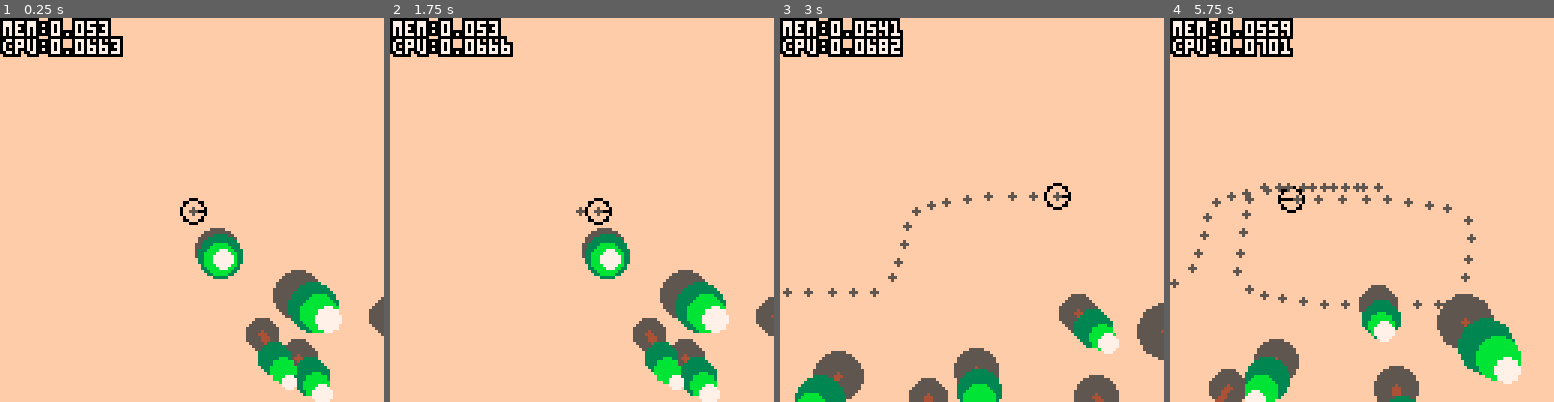
Above: before the commit, frames 1-4 (left to right).
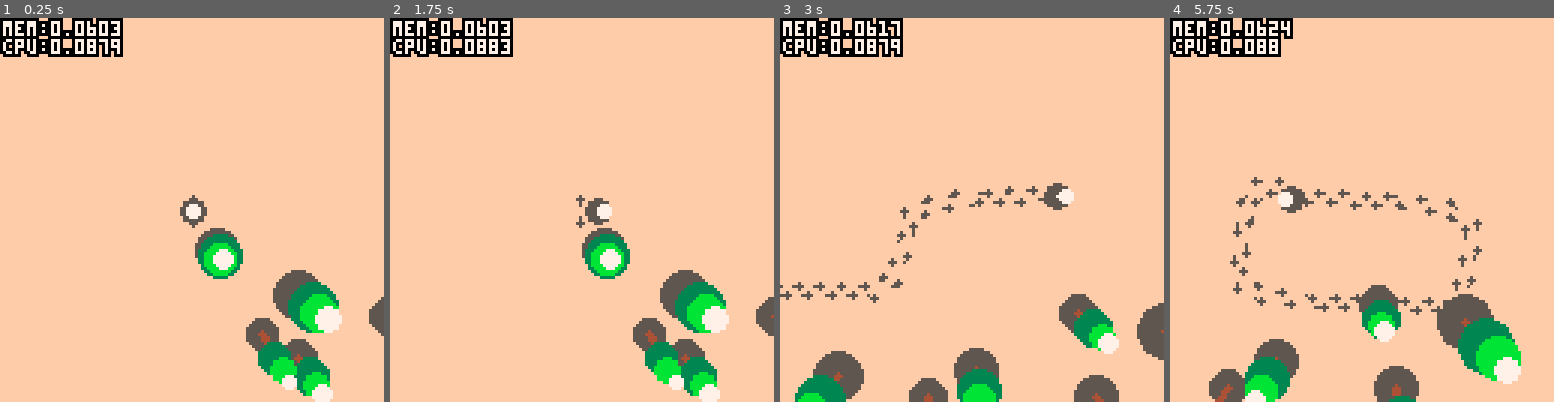
Above: after the commit, the same moments.

Repository: seleb/DuckDuckOnTheLoose
Game: PICO-8 cartridge forest.p8
Same seed, same stepped clock (60 frames per second), same inputs: the game is played once before the commit and once after it.
Inputs:
- Up to frame 1 (0.25 s): no input
- Up to frame 2 (1.75 s): hold Right from 1.6 s (still down)
- Up to frame 3 (3 s): release Right at 2.1 s; hold Up 2.15-2.42 s; hold Right from 2.47 s (still down)
- Up to frame 4 (5.75 s): release Right at 3.03 s; hold Left 3.08-3.58 s; hold Down 3.63-3.97 s; hold Right 4.02-4.68 s; hold Up 4.73-5.03 s; hold Left 5.08-5.68 s; hold Down from 5.73 s (still down)

The runs differ from the first frame. In frame 1, 0.7% of the frame differs, in the area x 22-54%, y 0-55%; in frame 2, 0.8%; in frame 3, 2.0%; in frame 4, 3.2%, in the area x 0-82%, y 0-78%.

Commit message:
more rough stuff
-better footprints
-more separate draw functions
-more player vars

Diff:
--- a/forest.p8
+++ b/forest.p8
@@ -56,7 +56,14 @@
  p.p={0,0}
  p.v={0,0}
  p.speed={1,1}
+ p.max_speed=5
+ p.cur_speed=0
+ p.damping=0.8
  p.a=0
+ p.a_o=0
+ p.stride_w=4
+ p.stride_l=8
+ p.stride_alt=false
 
 
  -- camera
@@ -81,31 +88,33 @@
  end
  end
 
- footprints={{p.p[1],p.p[2]}}
+ footprints={
+  {p.p[1],p.p[2]+p.stride_w},
+  {p.p[1],p.p[2]-p.stride_w}
+ }
+ footprints.max=64
+ footprints.remove_delay=0.25
+ footprints.remove_last=time()
+ for i=3,footprints.max-1,2 do
+  footprints[i]=footprints[1]
+  footprints[i+1]=footprints[2]
+ end
 end
 
 function _update()
  local v_dif={0,0}
- if btn(0) then
-  v_dif[1] -= p.speed[1]
- end
- if btn(1) then
-  v_dif[1] += p.speed[1]
- end
- if btn(2) then
-  v_dif[2] -= p.speed[1]
- end
- if btn(3) then
-  v_dif[2] += p.speed[1]
- end
-
+ if btn(0) then v_dif[1] -= p.speed[1] end
+ if btn(1) then v_dif[1] += p.speed[1] end
+ if btn(2) then v_dif[2] -= p.speed[2] end
+ if btn(3) then v_dif[2] += p.speed[2] end
 
  if abs(v_dif[1])+abs(v_dif[2]) > 0.01 then
-  p.a=atan2(v_dif[1],v_dif[2])
   p.v=v_add(p.v,v_dif)
- end
-
- p.v=v_mul(p.v,0.8)
+  p.a_o=p.a
+  p.a=atan2(p.v[1],p.v[2])
+ end
+
+ p.v=v_mul(p.v,p.damping)
 
  if abs(p.v[1]) < 0.01 then
   p.v[1]=0
@@ -114,6 +123,12 @@
   p.v[2]=0
  end
 
+ p.cur_speed=v_len(p.v)
+ if p.cur_speed > p.max_speed then
+  p.v=v_mul(p.v,p.max_speed/p.cur_speed)
+  p.cur_speed=p.max_speed
+ end
+
  p.p=v_add(p.p,p.v)
 
  -- camera
@@ -121,9 +136,35 @@
 
  update_trees()
 
- if v_dist(p.p,footprints[#footprints]) > 5 then
-  local f={p.p[1],p.p[2]}
-  add(footprints,f)
+
+ -- footprints
+ local fa=p.a
+ if p.stride_alt then
+  fa+=0.5
+ end
+ local fw=p.stride_w*(1-p.cur_speed/p.max_speed*0.8)*(1-abs(p.a-p.a_o))
+ local fl=p.stride_l*(0.5+p.cur_speed/p.max_speed*0.5)
+ local fp={
+  p.p[1]+fw*cos(fa+0.25),
+  p.p[2]+fw*sin(fa+0.25)
+ }
+
+ if v_dist(fp,footprints[#footprints-1]) > fl then
+  -- add footprints
+  -- (actually just recycle existing ones)
+  for i=1,footprints.max-1 do
+   footprints[i]=footprints[i+1]
+  end
+  footprints[footprints.max]=fp
+  p.stride_alt = not p.stride_alt
+ elseif time() > footprints.remove_last+footprints.remove_delay then
+  -- remove footprints by delay
+  for i=1,footprints.max-3,2 do
+   footprints[i]=footprints[i+2]
+   footprints[i+1]=footprints[i+3]
+  end
+
+  footprints.remove_last=time()
  end
 end
 
@@ -151,19 +192,45 @@
  rectfill(0,0,127,127)
 
  camera(cam.p[1],cam.p[2])
- circ(p.p[1],p.p[2],4,0)
+…(4 lines of a section not shown)…
+ draw_footprints()
+ draw_player()
+
+ draw_trees()
+
+ draw_debug()
+end
+
+function draw_footprints()
+ color(5)
+ for f=4,#footprints,2 do
+  local f3=footprints[f-1]
+  local f4=footprints[f]
+  local f1=v_lerp(f3,footprints[f-3],0.25)
+  local f2=v_lerp(f4,footprints[f-2],0.25)
+
+  line(f1[1],f1[2],f3[1],f3[2])
+  line(f2[1],f2[2],f4[1],f4[2])
+
+  circfill(f3[1],f3[2],1)
+  circfill(f4[1],f4[2],1)
+ end
+end
+
+function draw_player()
+ local s=p.cur_speed/p.max_speed
+ local pp={
+  p.p[1]+4*cos(p.a)*s,
+  p.p[2]+4*sin(p.a)*s
+ }
+ circfill(p.p[1],p.p[2],4,5)
+ circfill(pp[1],pp[2],2,7)
  line(p.p[1],p.p[2],
- p.p[1]+4*cos(p.a),
- p.p[2]+4*sin(p.a))
-
- color(5)
- for f in all(footprints) do
-  circfill(f[1],f[2],1)
- end
-
- draw_trees()
-
- draw_debug()
+ p.p[1]+2*cos(p.a),
+ p.p[2]+2*sin(p.a))
 end
 
 function draw_trees()
